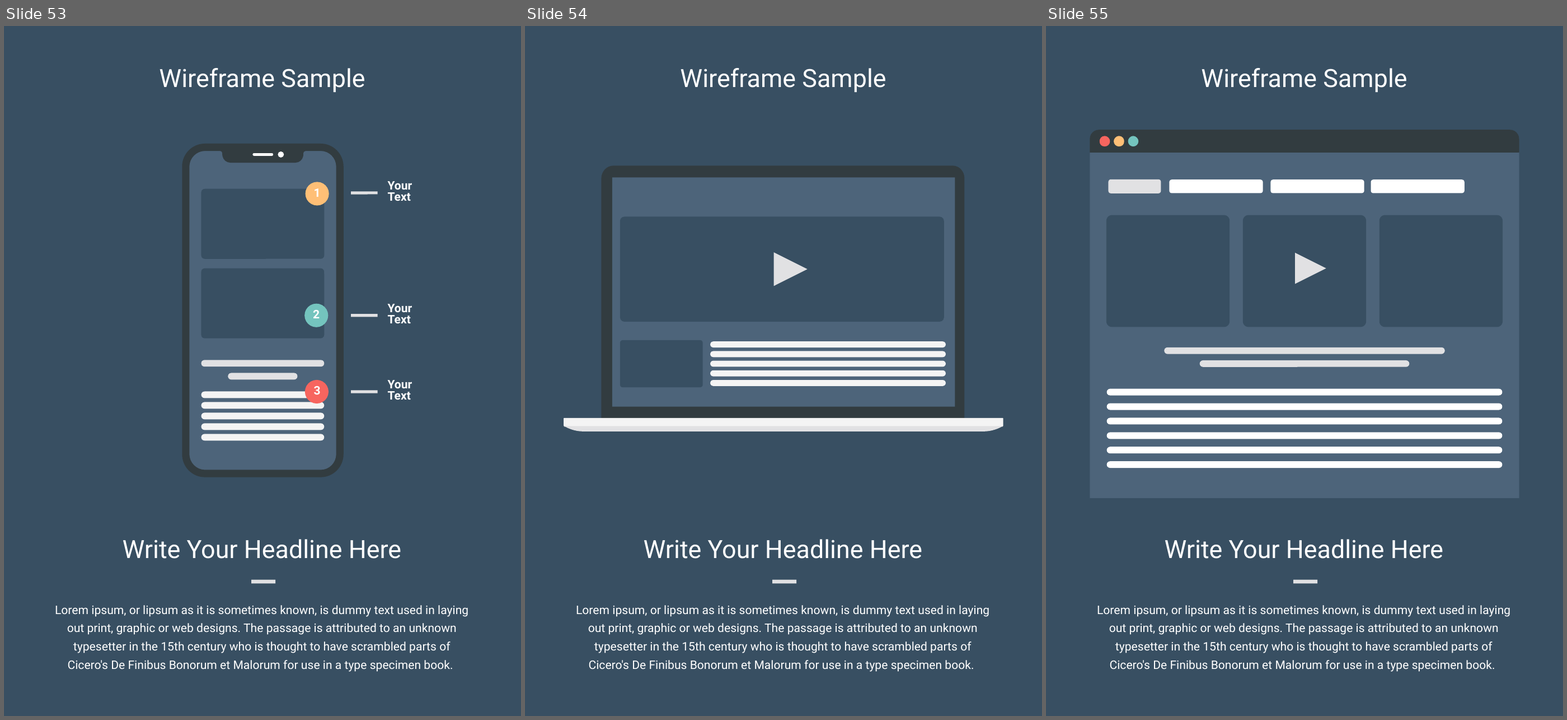
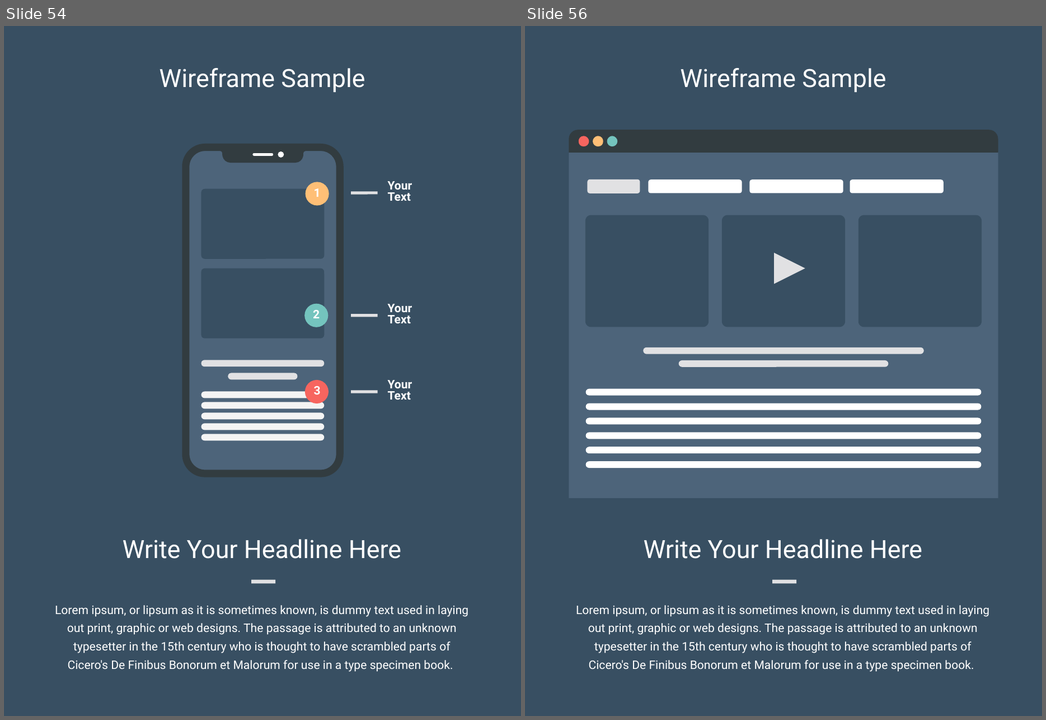
Before and after one commit to Loicpln/Projet_Algo_N2, a slide deck: Elements de presentation/Soutenance finale.pptx. Shown side by side, each under a label of ours: slides 53, 54 and 55 before the commit, slides 54 and 56 after it; the slides between them are not shown. The pictures are 1567x720 and 1046x720 pixels, drawn with LibreOffice and Linux fonts; fonts in the diff are those of the drawing. Boxes give left, top, right and bottom in pixels: in the first picture for what was removed or moved away, otherwise in the second. Text is boxed around its words. In the diff, an @@ line names an element or a change of style, - is before the commit and + after.

```diff
--- a/Elements de presentation/Soutenance finale.pptx
+++ b/Elements de presentation/Soutenance finale.pptx
@@ slide 54 removed at (525, 26, 1042, 716), background #384F62 @@
@@ text removed at (680, 68, 886, 92) @@
-Wireframe Sample
@@ freeform shape removed at (602, 165, 965, 430) @@
@@ rectangle removed at (612, 177, 956, 406) @@
@@ rounded rectangle removed at (620, 216, 944, 321) @@
@@ freeform shape removed at (774, 252, 808, 286) @@
@@ rounded rectangle removed at (620, 340, 703, 387) @@
@@ rounded rectangle removed at (710, 341, 947, 347) @@
@@ rounded rectangle removed at (710, 351, 947, 357) @@
@@ rounded rectangle removed at (710, 361, 947, 367) @@
@@ rounded rectangle removed at (710, 370, 947, 377) @@
@@ rounded rectangle removed at (710, 380, 947, 386) @@
@@ freeform shape removed at (564, 418, 1004, 427) @@
@@ freeform shape removed at (564, 426, 1003, 431) @@
@@ text removed at (644, 539, 923, 559) @@
-Write Your Headline Here
@@ line removed from (773, 582) to (797, 582) @@
@@ text removed at (576, 605, 990, 672) @@
-Lorem ipsum, or lipsum as it is sometimes known, is dummy text used in laying out print, graphic or web designs. The passage is attributed to an unknown typesetter in the 15th century who is thought to have scrambled parts of Cicero's De Finibus Bonorum et Malorum for use in a type specimen book.
@@ what was slide 53 is now slide 54 @@
@@ what was slide 55 is now slide 56 @@
```
Also in this commit, not shown: 2 slides changed, 2 slides added, 1 other file.
